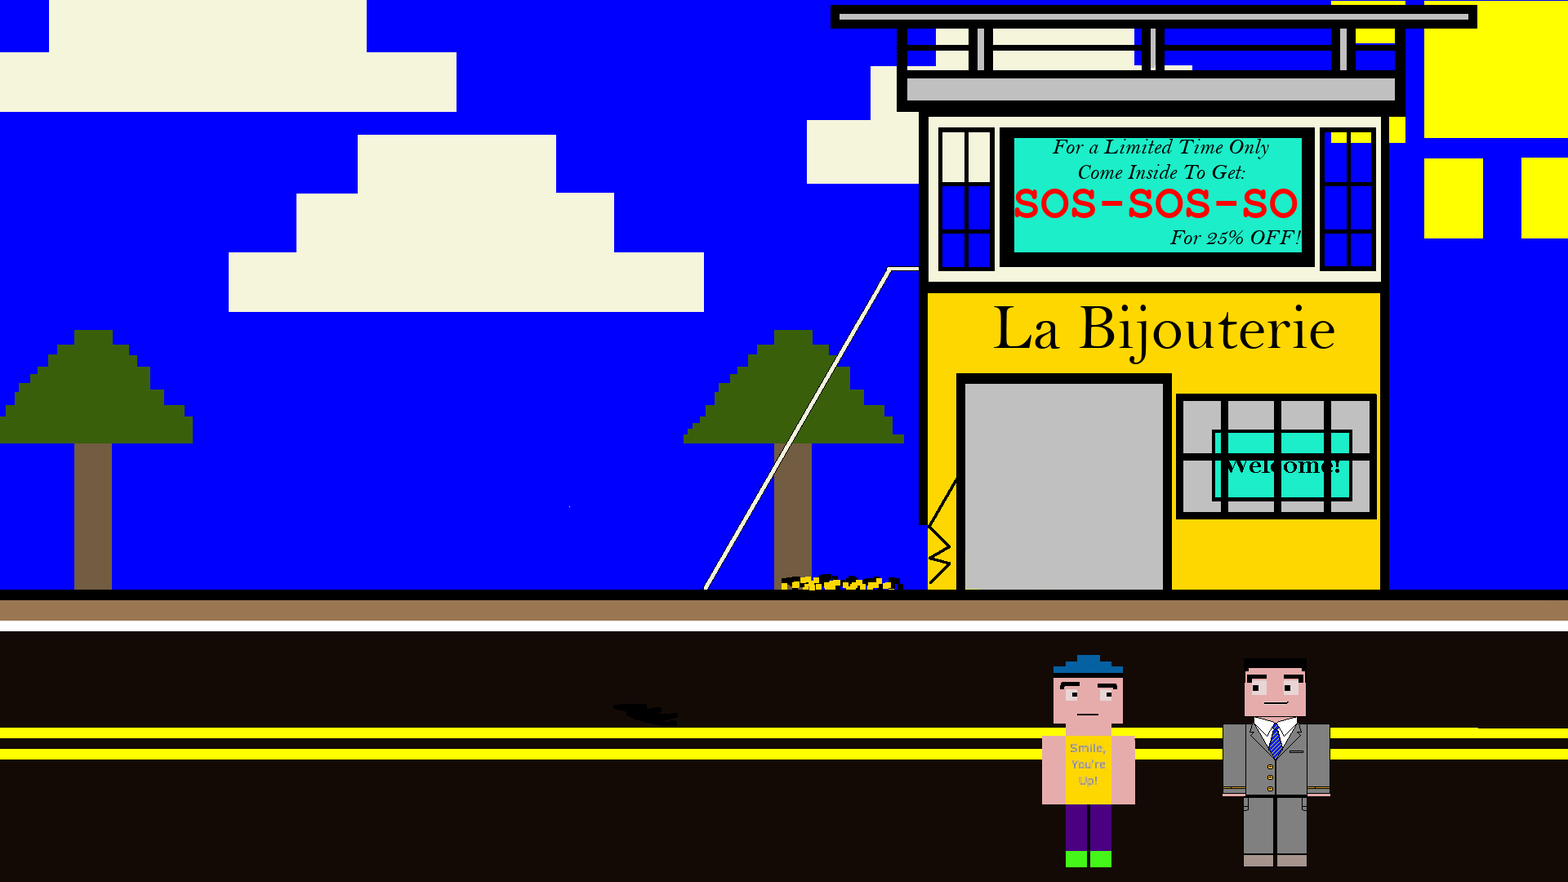
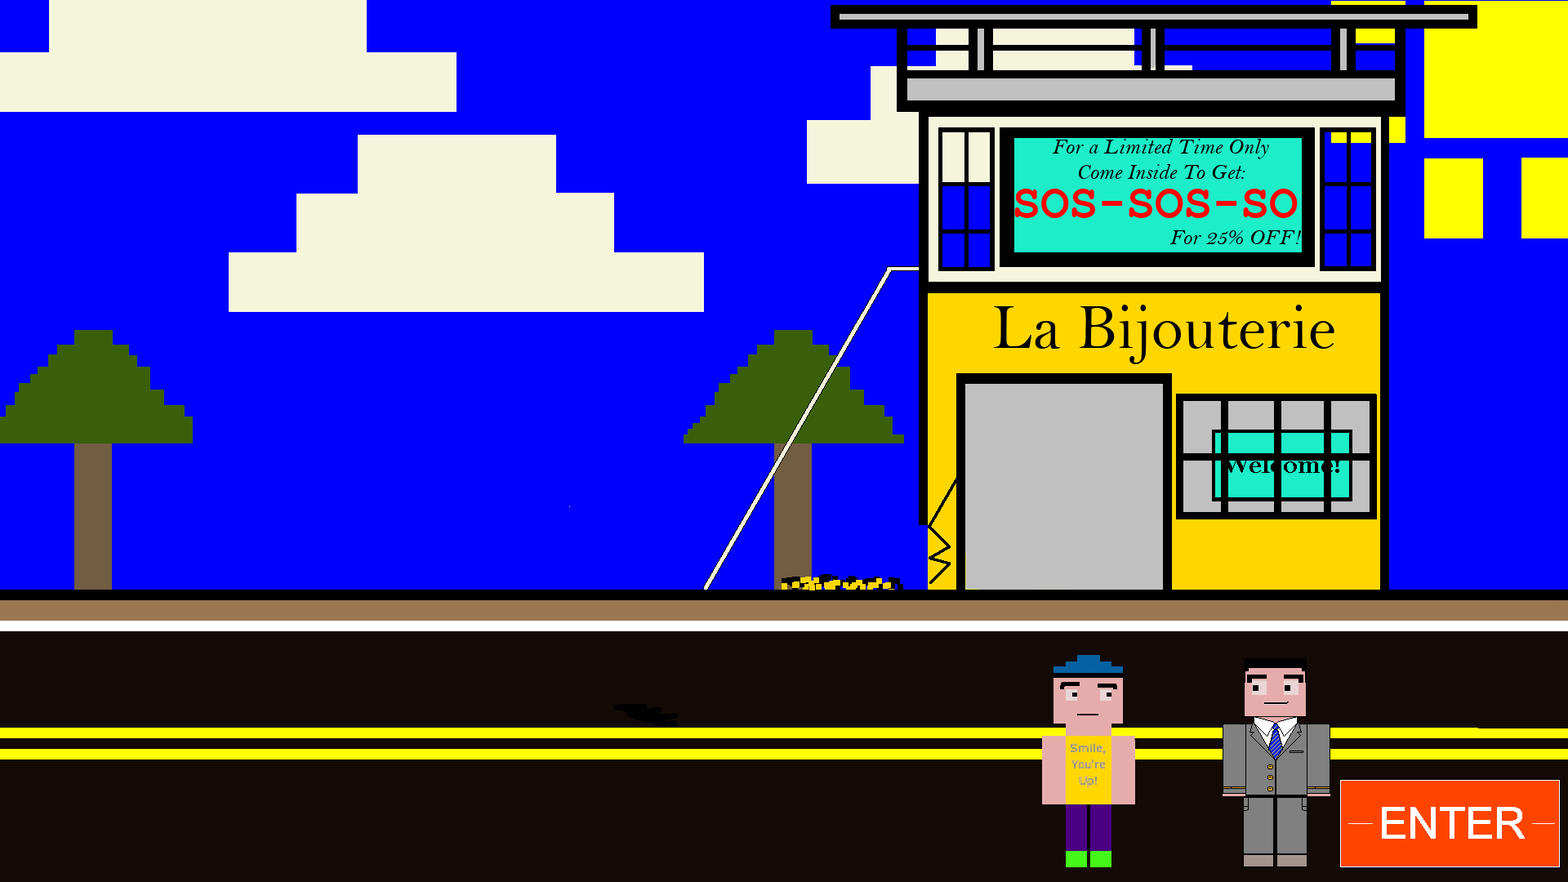
Layer changes from the first 1568 x 882 image to the second:
added layer "ENTER.xcf copy" above "TIRES.xcf" over [1340, 779, 1561, 869]